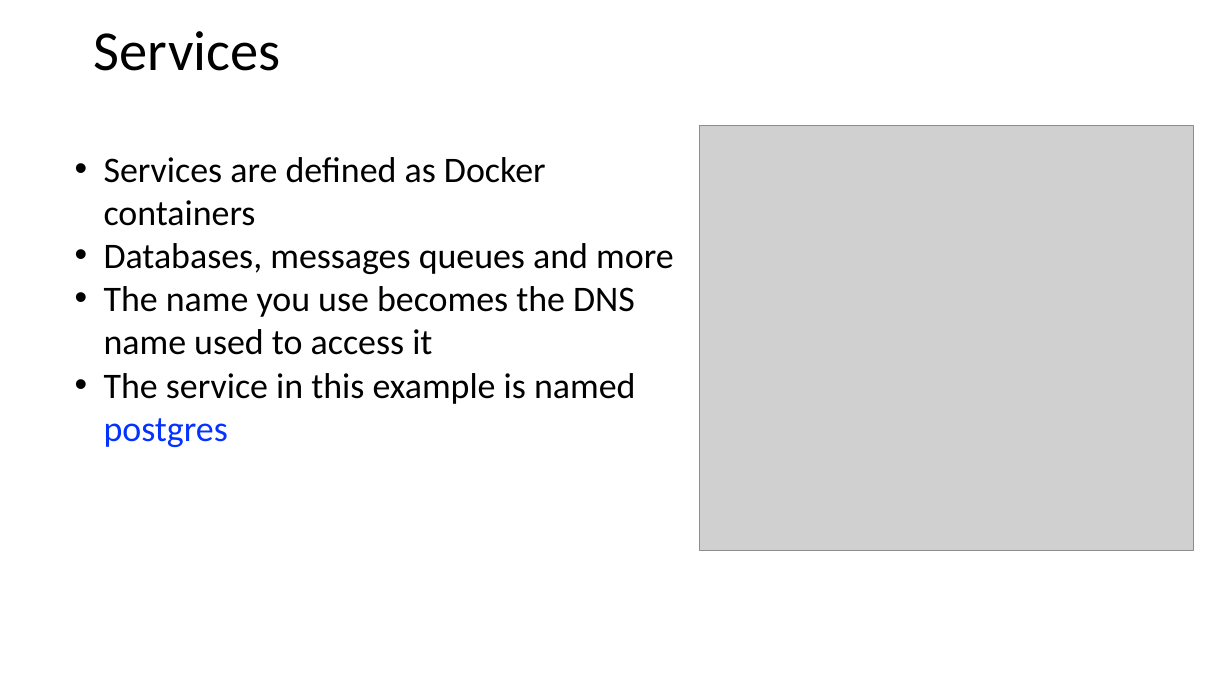
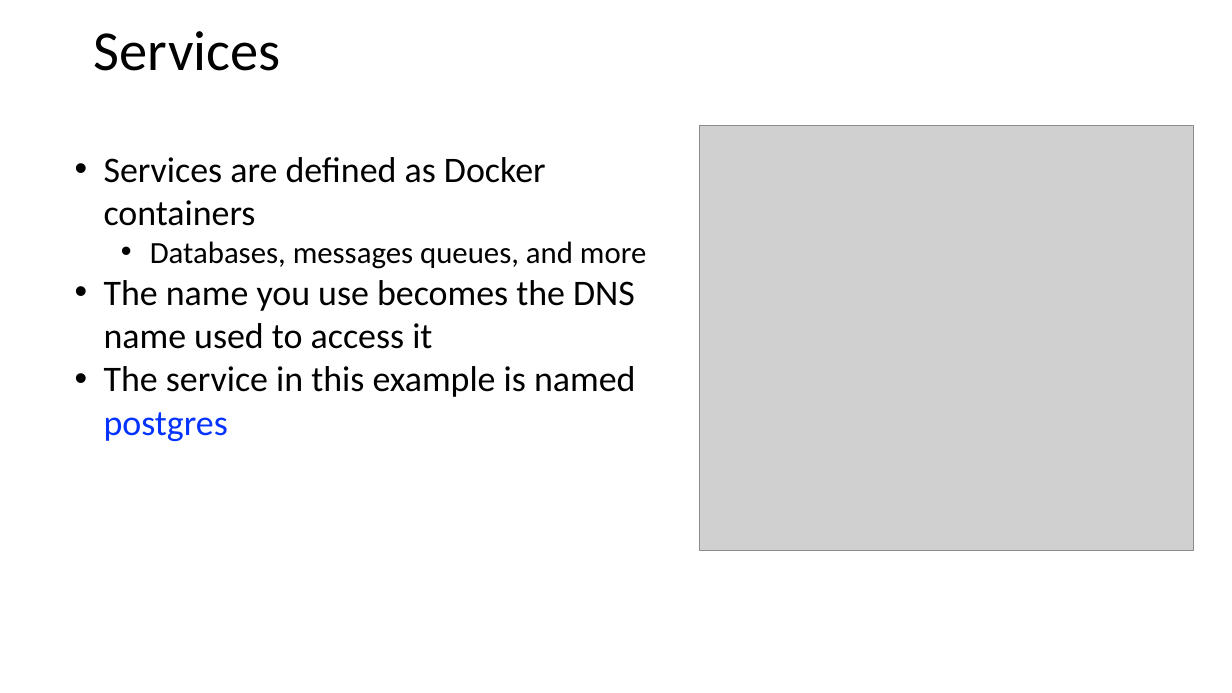
Before and after one commit to johnxu21/johnxu21.github.io, a slide deck: slide 24 of teaching/CS472/Timetable/CI-CD.pptx (slide 23 before the commit). Drawn at 1232x693 pixels with LibreOffice and Linux fonts; fonts in the diff are those of the drawing; grey boxes stand for pictures. Boxes give left, top, right and bottom in pixels: in the first picture for what was removed or moved away, otherwise in the second. Text is boxed around its words. In the diff, an @@ line names an element or a change of style, - is before the commit and + after.

```diff
--- a/teaching/CS472/Timetable/CI-CD.pptx
+++ b/teaching/CS472/Timetable/CI-CD.pptx
@@ text at [150, 241, 646, 269]: text changed; size 28 to 24 pt @@
-• Databases, messages queues and more
+  • Databases, messages queues, and more
```
Also in this commit, not shown: 2 other slides changed, 3 slides added, 3 slides removed, 1 other file.
